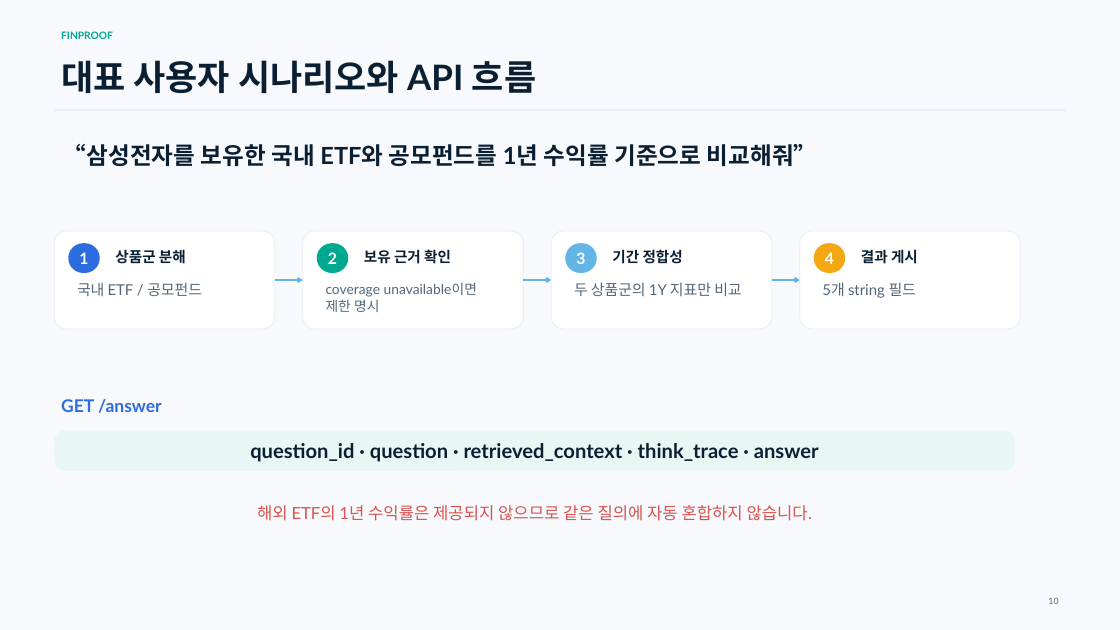
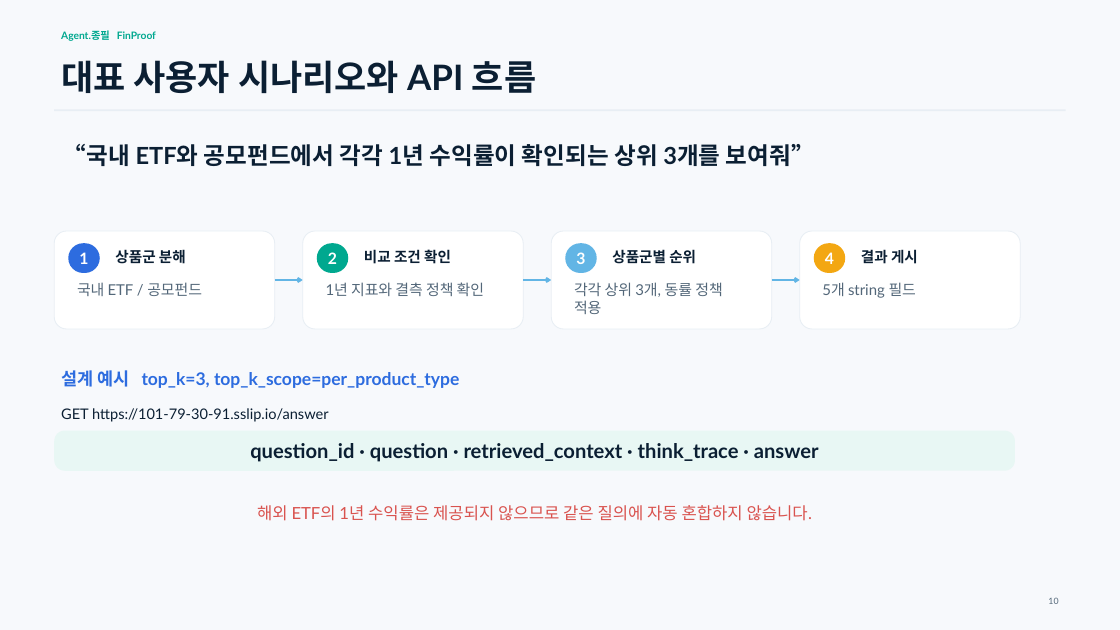
Before and after one commit to tskwak111/mirae_agent, a slide deck: slide 10 of docs/submission/FinProof_Technical_Proposal.pptx. Drawn at 1120x630 pixels with LibreOffice and Linux fonts; fonts in the diff are those of the drawing. Boxes give left, top, right and bottom in pixels: in the first picture for what was removed or moved away, otherwise in the second. Text is boxed around its words. In the diff, an @@ line names an element or a change of style, - is before the commit and + after.

```diff
--- a/docs/submission/FinProof_Technical_Proposal.pptx
+++ b/docs/submission/FinProof_Technical_Proposal.pptx
@@ text at bbox=[61, 30, 156, 41]: text changed @@
-FINPROOF
+Agent.종필 FinProof
@@ text at bbox=[63, 144, 815, 166]: text changed @@
-“삼성전자를 보유한 국내 ETF와 공모펀드를 1년 수익률 기준으로 비교해줘”
+“국내 ETF와 공모펀드에서 각각 1년 수익률이 확인되는 상위 3개를 보여줘”
@@ text at bbox=[364, 249, 451, 264]: text changed @@
-보유 근거 확인
+비교 조건 확인
@@ text at bbox=[612, 249, 696, 264]: text changed @@
-기간 정합성
+상품군별 순위
@@ text at bbox=[326, 282, 484, 296]: text changed; size 11.9 to 12.8 pt @@
-coverage unavailable이면 제한 명시
+1년 지표와 결측 정책 확인
@@ text at bbox=[574, 282, 722, 314]: text changed @@
-두 상품군의 1Y 지표만 비교
+각각 상위 3개, 동률 정책 적용
@@ text added at bbox=[61, 370, 459, 388], 15 pt, text #2D6CDF, bold @@
+설계 예시 top_k=3, top_k_scope=per_product_type
@@ text removed at bbox=[61, 399, 162, 413] @@
-GET /answer
@@ text added at bbox=[61, 408, 328, 422], 12.5 pt, text #0B1F33 @@
+GET https://101-79-30-91.sslip.io/answer
```
Also in this commit, not shown: 12 other slides changed, 2 slides added, 2 slides removed, 8 other files.
